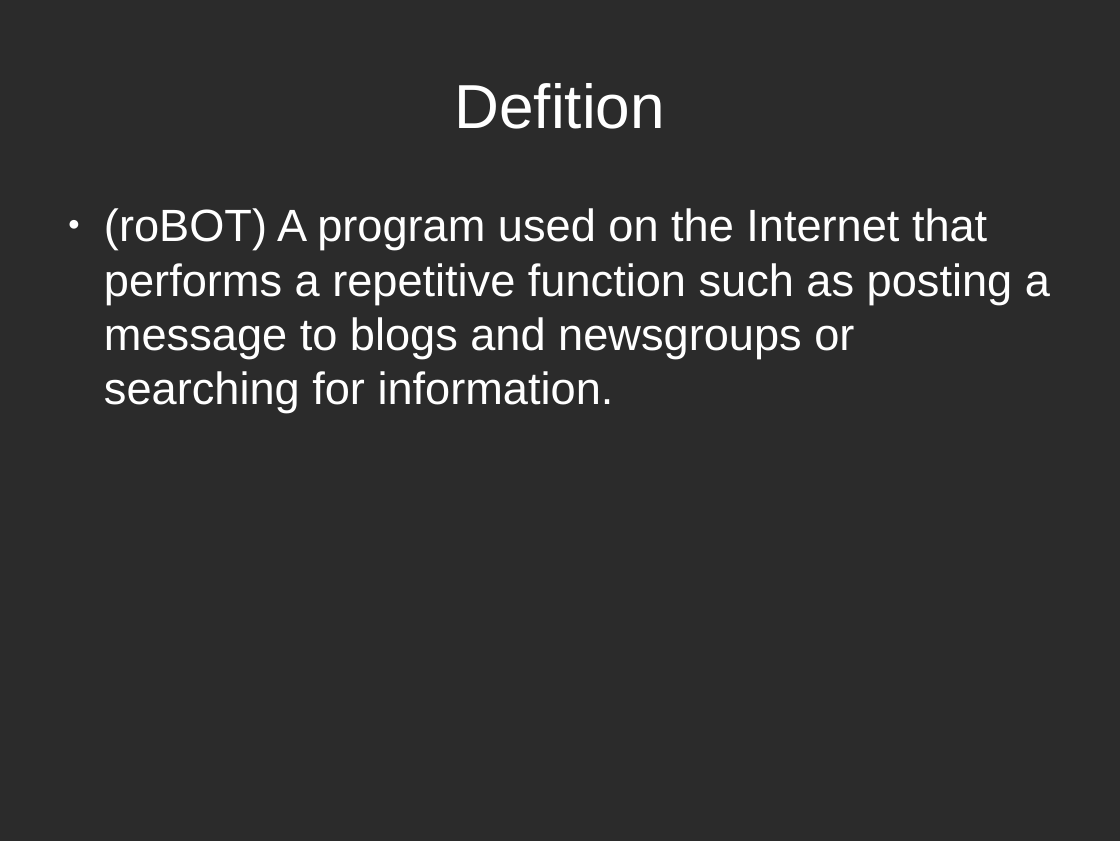
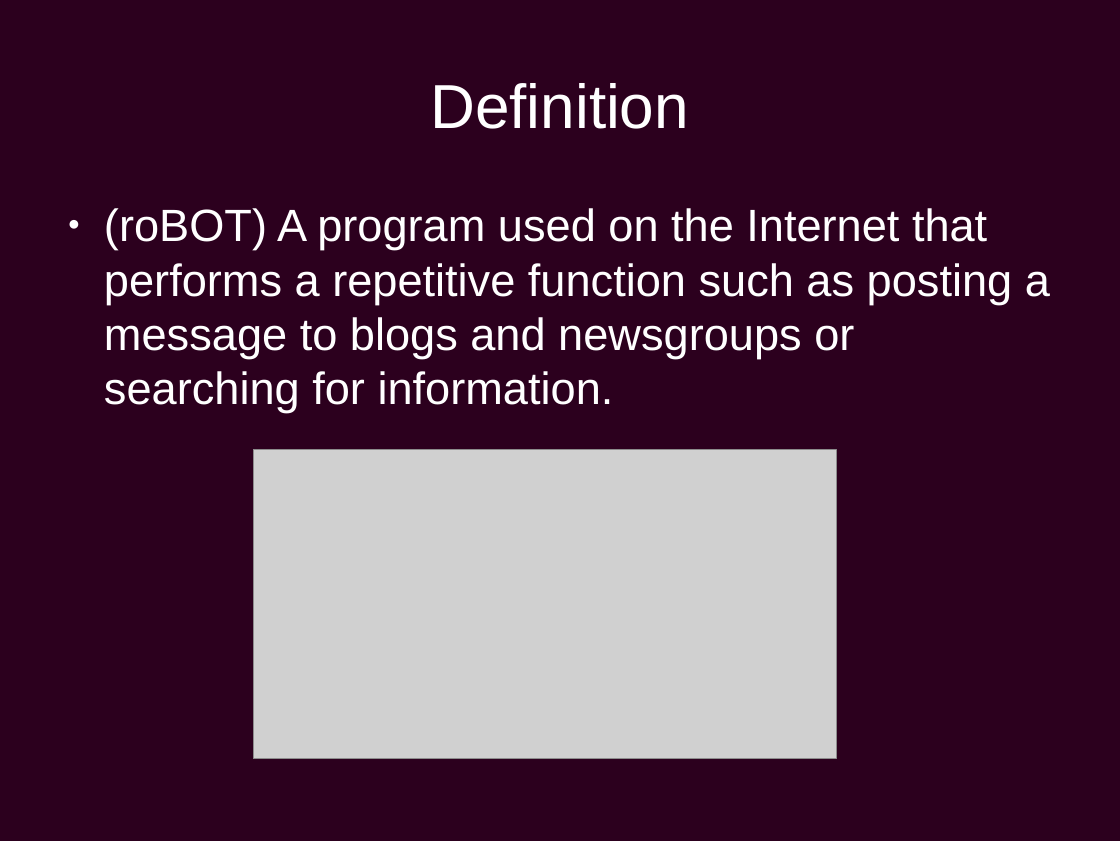
Before and after one commit to gitalry/Yusudd, a slide deck: slide 2 of bots.odp. Drawn at 1120x841 pixels with LibreOffice and Linux fonts; fonts in the diff are those of the drawing; grey boxes stand for pictures; background and template pictures are left out; a plain dark background stands for a picture behind light text. Boxes give left, top, right and bottom in pixels: in the first picture for what was removed or moved away, otherwise in the second. Text is boxed around its words. In the diff, an @@ line names an element or a change of style, - is before the commit and + after.

```diff
--- a/bots.odp
+++ b/bots.odp
@@ background picture (left out) to #2C001E @@
@@ title at [430, 83, 689, 129]: text changed @@
-Defition
+Definition
@@ picture added at [253, 449, 836, 758] @@
```
Also in this commit, not shown: 1 other slide changed, 3 slides added, 1 slide removed, 1 other file.
